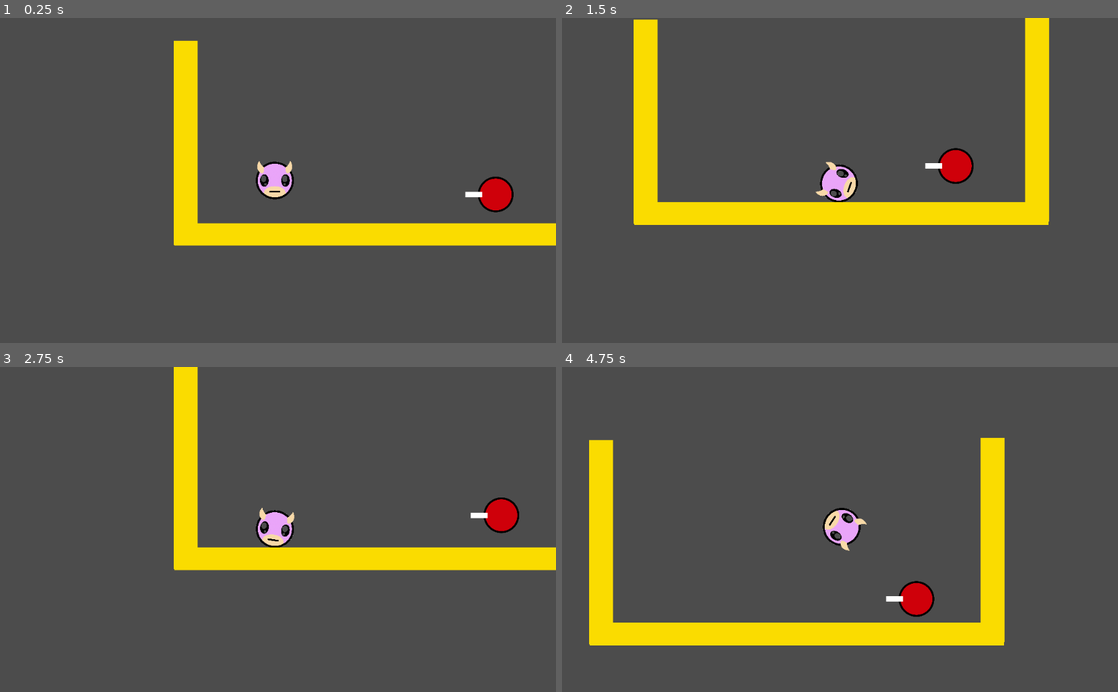
Above: before the commit, frames 1-4 (two rows, left to right).
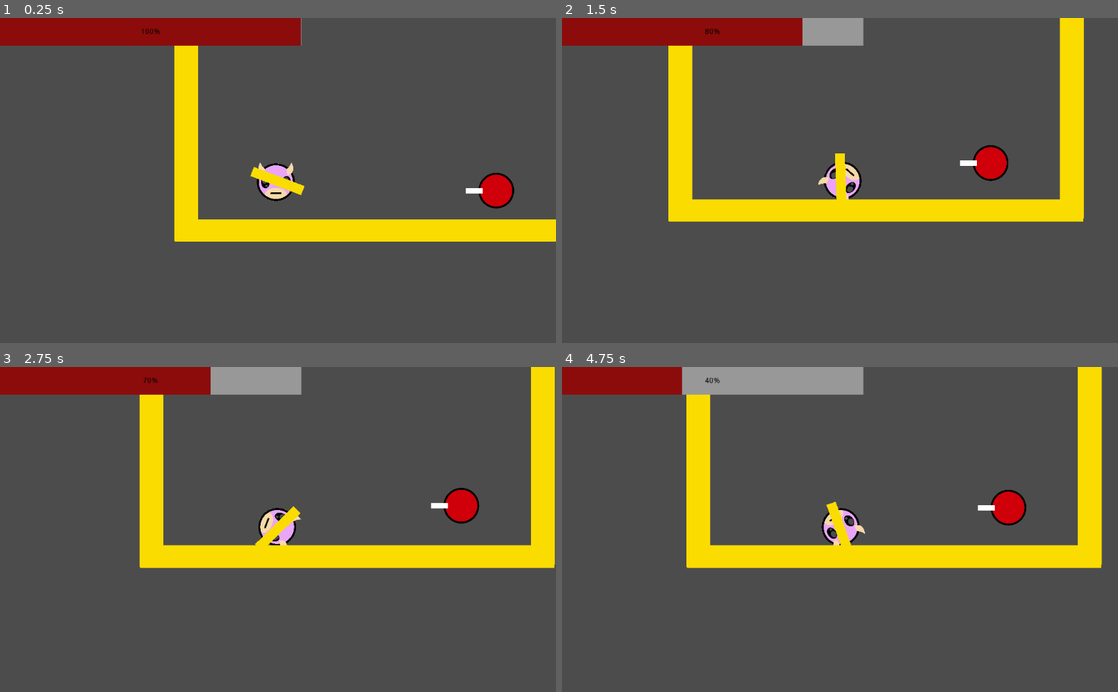
Above: after the commit, the same moments.

Repository: nratliff2078/DinoPinkTruck
Game: Godot game, scene res://scenes/world_root.tscn
Same seed, same stepped clock (60 frames per second), same inputs: the game is played once before the commit and once after it.
Inputs (mouse positions are in pixels of both pictures, inside the frame that each line leads up to):
- Up to frame 1 (0.25 s): no input
- Up to frame 2 (1.5 s): move the mouse to (962, 164) at 0.52 s; hold Right (right) 0.53-1.28 s; tap Space (space, bound only after the commit) at 0.6, 1.35 s; move the mouse to (728, 196) at 1.27 s; hold Left (left) from 1.28 s (still down)
- Up to frame 3 (2.75 s): move the mouse to (333, 458) at 2.02 s; release Left (left) at 2.03 s; hold Right (right) from 2.03 s (still down); tap Space (space, bound only after the commit) at 2.1 s
- Up to frame 4 (4.75 s): move the mouse to (812, 594) at 2.77 s; release Right (right) at 2.78 s; hold Up (up) 2.78-3.53 s; tap Space (space, bound only after the commit) at 2.85, 3.6, 4.35 s; move the mouse to (1006, 578) at 3.52 s; hold Left (left) from 3.53 s (still down); move the mouse to (673, 480) at 4.27 s

The runs differ from the first frame. In frame 1, 7.4% of the frame differs, in the area x 0-100%, y 0-71%; in frame 2, 18%; in frame 3, 14%; in frame 4, 26%, in the area x 0-98%, y 0-86%.

Commit message:
Gun Added

Diff:
--- a/DinkPinkTruck/project.godot
+++ b/DinkPinkTruck/project.godot
@@ -23,7 +23,6 @@
 right={
 "deadzone": 0.5,
 "events": [ Object(InputEventKey,"resource_local_to_scene":false,"resource_name":"","device":0,"alt":false,"shift":false,"control":false,"meta":false,"command":false,"pressed":false,"scancode":0,"physical_scancode":16777233,"unicode":0,"echo":false,"script":null)
-, Object(InputEventKey,"resource_local_to_scene":false,"resource_name":"","device":0,"alt":false,"shift":false,"control":false,"meta":false,"command":false,"pressed":false,"scancode":16777233,"physical_scancode":0,"unicode":0,"echo":false,"script":null)
  ]
 }
 left={
@@ -36,6 +35,11 @@
 "events": [ Object(InputEventKey,"resource_local_to_scene":false,"resource_name":"","device":0,"alt":false,"shift":false,"control":false,"meta":false,"command":false,"pressed":false,"scancode":0,"physical_scancode":16777232,"unicode":0,"echo":false,"script":null)
  ]
 }
+space={
+"deadzone": 0.5,
+"events": [ Object(InputEventKey,"resource_local_to_scene":false,"resource_name":"","device":0,"alt":false,"shift":false,"control":false,"meta":false,"command":false,"pressed":false,"scancode":0,"physical_scancode":32,"unicode":0,"echo":false,"script":null)
+ ]
+}
 
 [physics]
 
--- /dev/null
+++ b/DinkPinkTruck/scenes/main_player.tscn
@@ -0,0 +1,18 @@
+[gd_scene load_steps=4 format=2]
+
+[ext_resource path="res://scenes/player_gun.tscn" type="PackedScene" id=1]
+[ext_resource path="res://scenes/player.tscn" type="PackedScene" id=2]
+[ext_resource path="res://scenes/player_gun.gd" type="Script" id=3]
+
+[node name="main_player" type="Node2D"]
+
+[node name="player" parent="." instance=ExtResource( 2 )]
+position = Vector2( -9.53674e-07, 0 )
+mass = 3.04
+
+[node name="gun" parent="player" instance=ExtResource( 1 )]
+script = ExtResource( 3 )
+
+[node name="Camera2D" type="Camera2D" parent="player"]
+position = Vector2( 9.53674e-07, 0 )
+current = true
--- /dev/null
+++ b/DinkPinkTruck/scenes/main_ui.tscn
@@ -0,0 +1,21 @@
+[gd_scene load_steps=3 format=2]
+
+[sub_resource type="StyleBoxFlat" id=1]
+bg_color = Color( 0.552941, 0.0509804, 0.0509804, 1 )
+
+[sub_resource type="StyleBoxFlat" id=2]
+
+[node name="main_ui" type="Control"]
+anchor_right = 1.0
+anchor_bottom = 1.0
+
+[node name="CanvasLayer" type="CanvasLayer" parent="."]
+
+[node name="player_health" type="ProgressBar" parent="CanvasLayer"]
+anchor_right = 0.542
+anchor_bottom = 0.085
+margin_right = -0.00805664
+custom_colors/font_color = Color( 0, 0, 0, 1 )
+custom_styles/fg = SubResource( 1 )
+custom_styles/bg = SubResource( 2 )
+value = 100.0
--- /dev/null
+++ b/DinkPinkTruck/scenes/player_gun.gd
@@ -0,0 +1,31 @@
+extends Area2D
+
+
+# Declare member variables here. Examples:
+# var a = 2
+# var b = "text"
+
+
+# Called when the node enters the scene tree for the first time.
+func _ready():
+	print("Viewport Resolution is: ", get_viewport_rect().size)
+
+
+# Called every frame. 'delta' is the elapsed time since the previous frame.
+func _process(delta):
+	var mouse_pos = get_global_mouse_position()
+	print("Mouse pos:", mouse_pos)
+	var player_pos = get_tree().root.get_node("world_root/main_player/player").get_position()
+	print("Player pos:", player_pos)
+
+	var vect = get_global_mouse_position() - player_pos
+	print("vect,", vect)
+
+	#var angle = atan2(-new_y,new_x)
+	var angle = atan2(-vect[1],vect[0])
+
+
+	var deg_angle = rad2deg(angle)
+
+	print("Angle:", deg_angle)
+	self.global_rotation_degrees = deg_angle
--- /dev/null
+++ b/DinkPinkTruck/scenes/player_gun.tscn
@@ -0,0 +1,12 @@
+[gd_scene load_steps=2 format=2]
+
+[ext_resource path="res://images/block.png" type="Texture" id=1]
+
+[node name="Node2D" type="Area2D"]
+physics_interpolation_mode = 1
+position = Vector2( -1, 1 )
+
+[node name="Sprite" type="Sprite" parent="."]
+position = Vector2( 0, 2.38419e-07 )
+scale = Vector2( 1.56, 0.28125 )
+texture = ExtResource( 1 )
--- a/DinkPinkTruck/scenes/world_root.tscn
+++ b/DinkPinkTruck/scenes/world_root.tscn
@@ -1,9 +1,9 @@
 [gd_scene load_steps=8 format=2]
 
-[ext_resource path="res://scenes/player.tscn" type="PackedScene" id=1]
 [ext_resource path="res://images/block.png" type="Texture" id=2]
 [ext_resource path="res://scenes/Enemy.tscn" type="PackedScene" id=3]
-[ext_resource path="res://scripts/player.gd" type="Script" id=4]
+[ext_resource path="res://scenes/main_ui.tscn" type="PackedScene" id=4]
+[ext_resource path="res://scenes/main_player.tscn" type="PackedScene" id=5]
 
 [sub_resource type="PhysicsMaterial" id=3]
 bounce = 1.0
@@ -15,16 +15,12 @@
 extents = Vector2( 231.672, 437.5 )
 
 [node name="world_root" type="Node2D"]
+position = Vector2( -2, 8 )
 
-[node name="player" parent="." instance=ExtResource( 1 )]
-position = Vector2( 191, 413 )
-mass = 1.0
-linear_damp = 2.706
-script = ExtResource( 4 )
+[node name="main_player" parent="." instance=ExtResource( 5 )]
+position = Vector2( 192, 412 )
 
-[node name="Camera2D" type="Camera2D" parent="player"]
-position = Vector2( 2, 3 )
-current = true
+[node name="main_ui" parent="main_player" instance=ExtResource( 4 )]
 
 [node name="Enemy" parent="." instance=ExtResource( 3 )]
 position = Vector2( 596, 516 )
--- a/DinkPinkTruck/scripts/player.gd
+++ b/DinkPinkTruck/scripts/player.gd
@@ -1,7 +1,11 @@
 extends RigidBody2D
 
-export var move_speed = 1000
+
+export var move_speed = 5
 export var jump_speed = 2500
+export var health = 100.0
+export var max_health = 100.0
+
 
 var torque_speed = 8000 # This must be an extremely large number
 
@@ -21,7 +25,20 @@
 	if Input.is_action_just_released("left"):
 		apply_central_impulse(Vector2(-move_speed, 0))
 		apply_torque_impulse(-torque_speed)
-
 	if Input.is_action_just_released("up"):
 		# must be -jump_speed to account for inverted y
 		apply_central_impulse(Vector2(0, -jump_speed))
+
+	if Input.is_action_just_released("space"):
+		# placeholder
+		change_health(10)
+
+
+
+func change_health(amount):
+	health -= amount
+
+	var health_bar = get_tree().root.get_node("world_root/main_player/main_ui/CanvasLayer/player_health")
+	health_bar.value = (health / max_health) * 100
+	if health <= 0:
+		print("You have died!")
